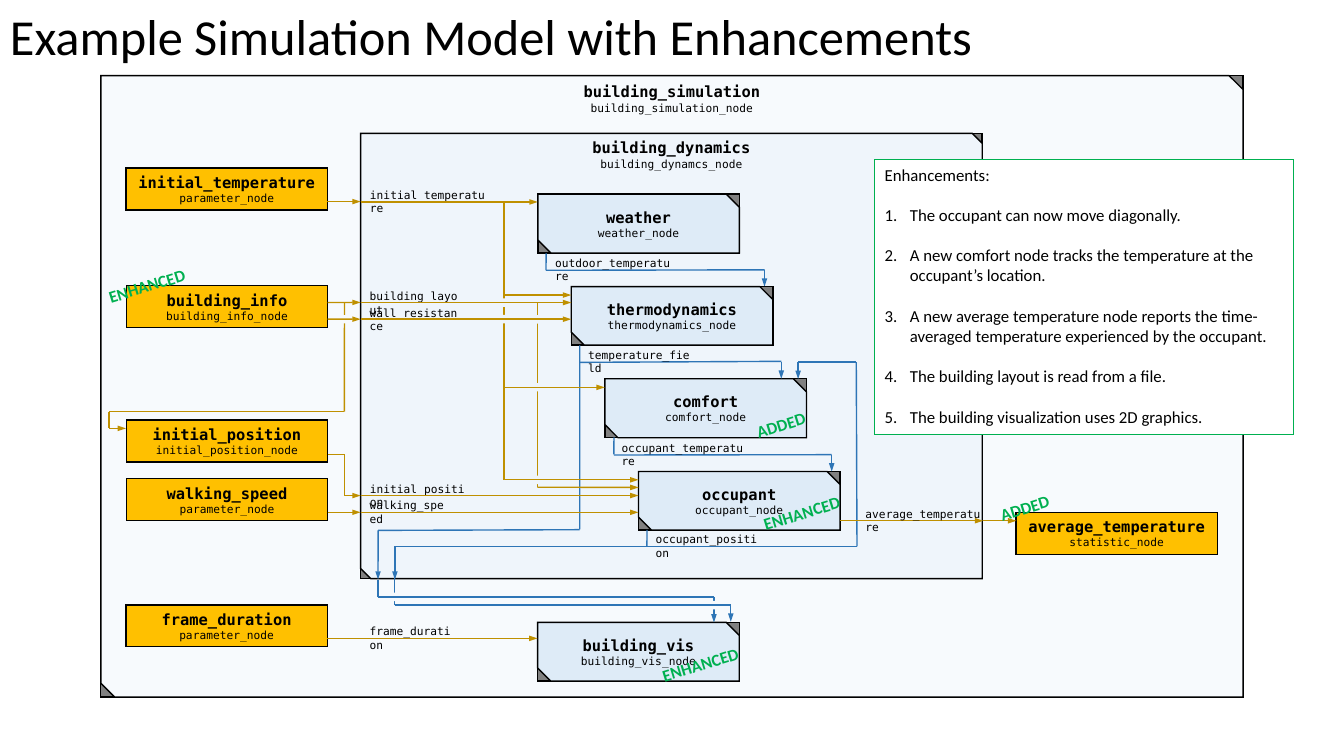
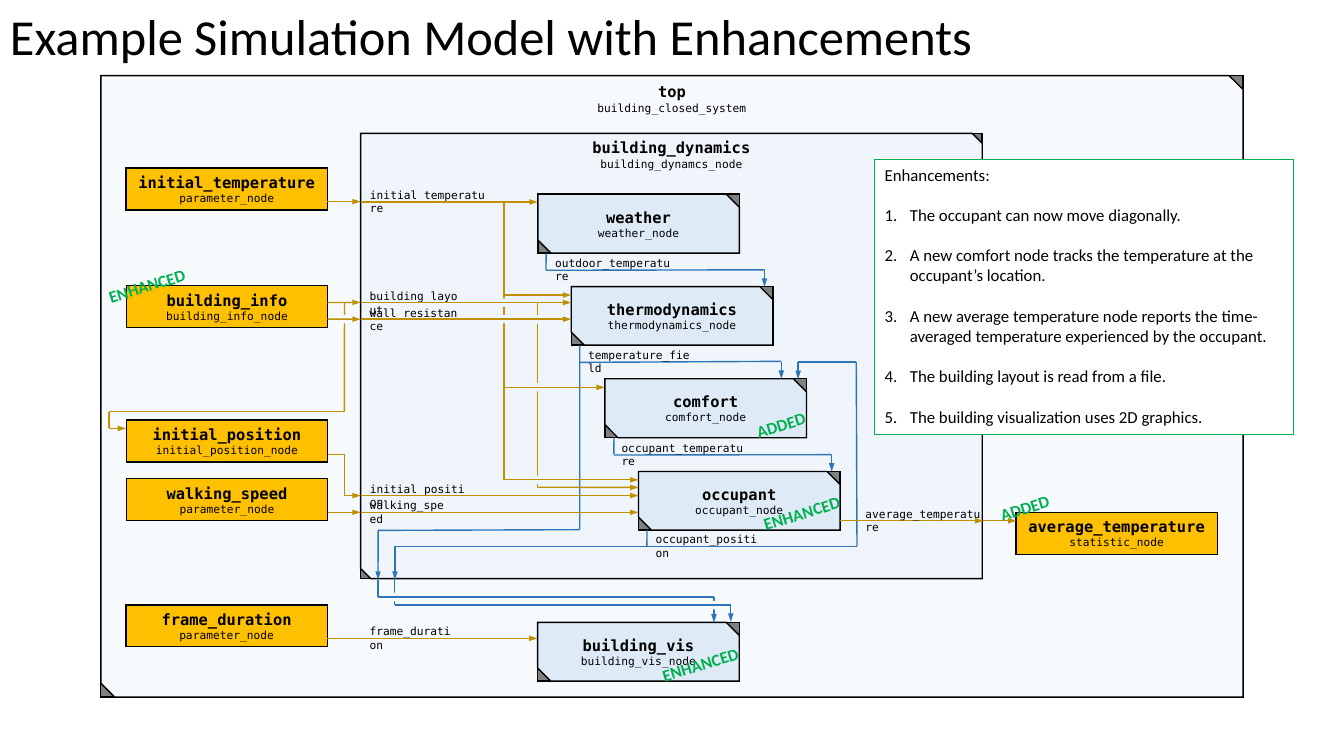
Before and after one commit to Autodesk/sydevs, a slide deck: slide 4 of doc/SyDEVS_Building7m_Tutorial.pptx. Drawn at 1344x756 pixels with LibreOffice and Linux fonts; fonts in the diff are those of the drawing. Boxes give left, top, right and bottom in pixels: in the first picture for what was removed or moved away, otherwise in the second. Text is boxed around its words. In the diff, an @@ line names an element or a change of style, - is before the commit and + after.

Commit message:
Revise closed system node names in slides

```diff
--- a/doc/SyDEVS_Building7m_Tutorial.pptx
+++ b/doc/SyDEVS_Building7m_Tutorial.pptx
@@ text in snip diag rect at [597, 86, 746, 115]: text changed @@
-building_simulation
-building_simulation_node
+top
+building_closed_system
```
Also in this commit, not shown: 2 other slides changed, 1 other file.
